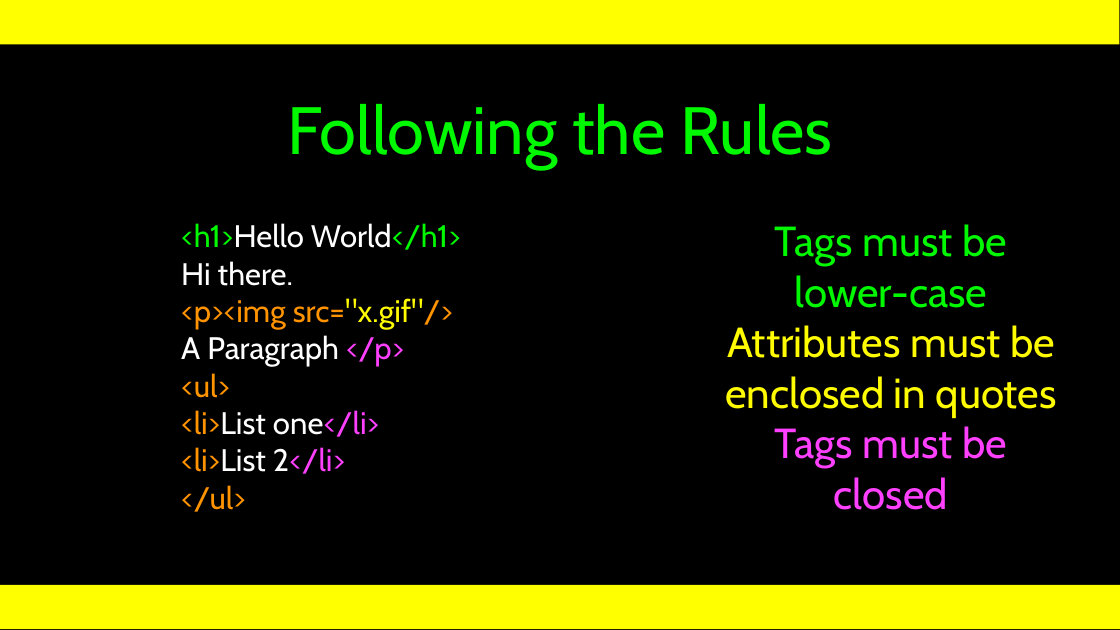
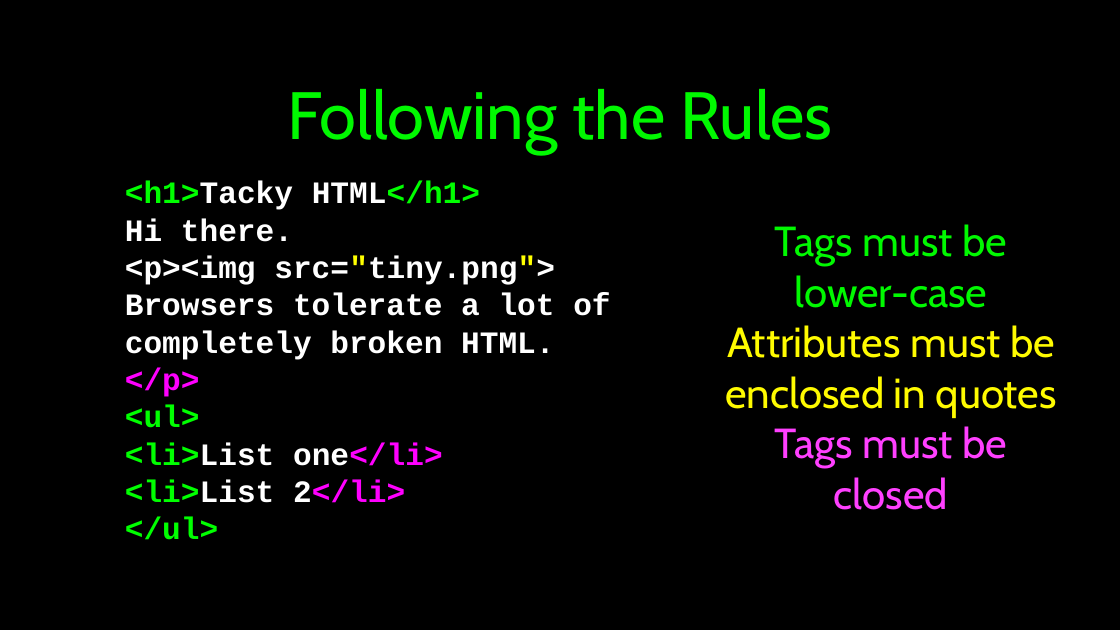
Before and after one commit to csev/wa4e, a slide deck: slide 8 of lectures/Web-01-HTML.ppt (slide 36 before the commit). Drawn at 1120x630 pixels with LibreOffice and Linux fonts; fonts in the diff are those of the drawing. Boxes give left, top, right and bottom in pixels: in the first picture for what was removed or moved away, otherwise in the second. Text is boxed around its words. In the diff, an @@ line names an element or a change of style, - is before the commit and + after.

```diff
--- a/lectures/Web-01-HTML.ppt
+++ b/lectures/Web-01-HTML.ppt
@@ rectangle at [0, 0, 1120, 43]: fill #FFFF00 to #000000 @@
@@ title "Following the Rules": place and size @@
-title "Following the Rules" at [288, 104, 833, 169]
+title "Following the Rules" at [288, 89, 833, 154]
@@ title "Following the Rules" at [288, 89, 833, 154]: vertical alignment bottom to middle @@
@@ text "<h1>Tacky HTML</h1>": place and size @@
-text "<h1>Tacky HTML</h1>" at [181, 223, 461, 512]
+text "<h1>Tacky HTML</h1>" at [125, 181, 610, 540]
@@ text at [125, 181, 480, 210]: text changed; font Cabin to Courier New; text colour #FFFFFF to #00FF00; bold on @@
-<h1>Hello World</h1>
+<h1>Tacky HTML</h1>
@@ text at [125, 218, 443, 540]: font Cabin to Courier New, bold on in "Hi there.", "<ul>", "<li>List one</li>", "<li>List 2</li>" and 1 more places; text colour #FF9300 to #00FF00 in "<ul>", "<li>List", "<li>List", "</ul>"; text colour #FF40FF to #FF00FF in "one</li>", "2</li>" @@
@@ text at [125, 256, 610, 397]: text changed; font Cabin to Courier New; text colour #FF9300 to #FFFFFF; bold on @@
-<p><img src="x.gif"/>
-A Paragraph </p>
+<p><img src="tiny.png">
+Browsers tolerate a lot of
+completely broken HTML.
+</p>
@@ rectangle at [0, 585, 1120, 629]: fill #FFFF00 to #000000 @@
```
Also in this commit, not shown: 17 other slides changed, 12 slides added, 21 slides removed.
